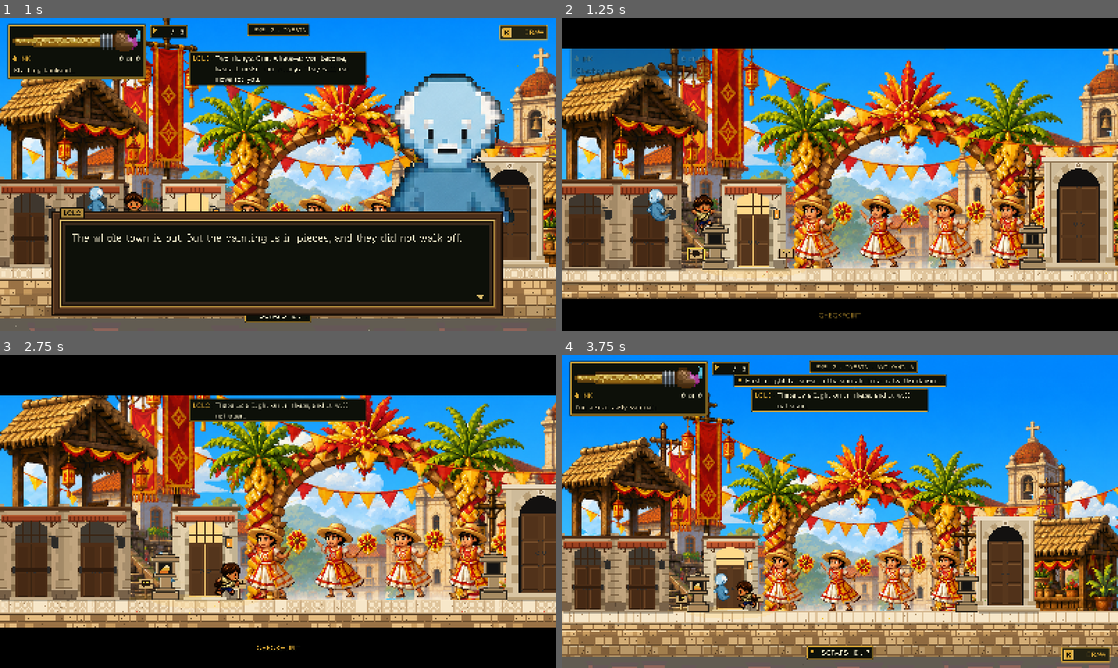
Above: before the commit, frames 1-4 (two rows, left to right).
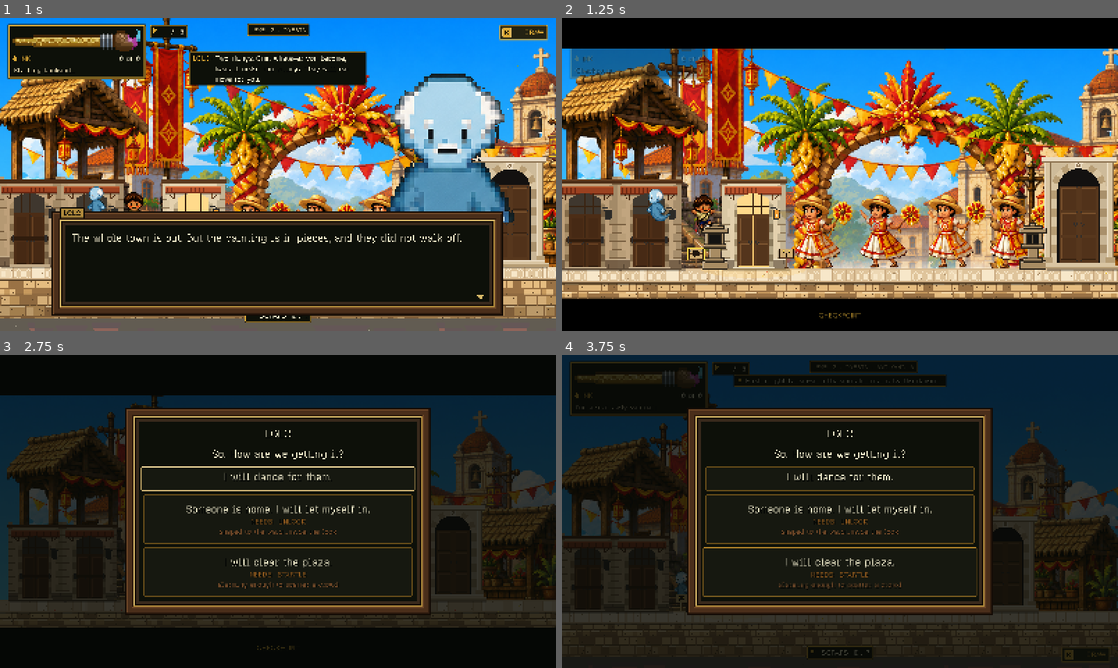
Above: after the commit, the same moments.

Repository: hyuuuan/OBRA
Game: Godot game, scene res://level_2.tscn
The game is run twice, just before and just after one commit, with the same random seed, the same clock (stepped at 60 frames per second) and the same inputs. This scene is started directly instead of the project's main scene.
Inputs (mouse positions are in pixels of both pictures, inside the frame that each line leads up to):
- Up to frame 1 (1 s): tap Enter (ui_accept) at 0.5 s; move the mouse to (400, 158) at 0.52 s; hold D (move_right) from 0.53 s (still down); hold E (interact) from 0.53 s (still down); click (400, 158) at 0.67 s; tap Space (jump) at 0.77 s
- Up to frame 2 (1.25 s): keep holding D (move_right); keep holding E (interact); tap Space (jump) at 1.07 s
- Up to frame 3 (2.75 s): release D (move_right) at 1.25 s; release E (interact) at 1.25 s; drag from (166, 527) to (239, 580) at 1.27 s; move the mouse to (333, 442) at 2.02 s; hold D (move_right) from 2.03 s (still down); hold Q (revert_form) from 2.03 s (still down)
- Up to frame 4 (3.75 s): release D (move_right) at 2.75 s; release Q (revert_form) at 2.75 s; drag from (812, 574) to (662, 564) at 2.77 s; move the mouse to (1006, 558) at 3.52 s; hold A (move_left) from 3.53 s (still down); hold E (interact) from 3.53 s (still down)

Frame 1 is identical in both runs. In frame 2, less than 0.1% of the frame differs, in the area x 38-42%, y 45-65%; in frame 3, 71%; in frame 4, 92%, in the area x 0-100%, y 0-100%.

Commit message:
Lolo's choice in the plaza could not be walked into
The DialogueNode stayed at y 440 when the plaza was re-cut at the painted
dancers' feet and the walk line moved to 560, so its trigger box ended
over the apo's head. Walking through the dancers never touched it, and
Problem 1 -- the first beat of Piyesta, which opens only on that choice
-- never began. Every probe opened the choice by calling it directly.

It stands on the walk line now. run_play_level2 walks into it.

Diff:
--- a/game/levels/level_2/level_2_environment.tscn
+++ b/game/levels/level_2/level_2_environment.tscn
@@ -176,6 +176,6 @@
 checkpoint_id = "CP0"
 
 [node name="DialogueNode" type="Area2D" parent="GameplayPlane"]
-position = Vector2(680.0, 440.0)
+position = Vector2(680.0, 560.0)
 script = ExtResource("7_dialoguenode")
 level_id = "level_2"
